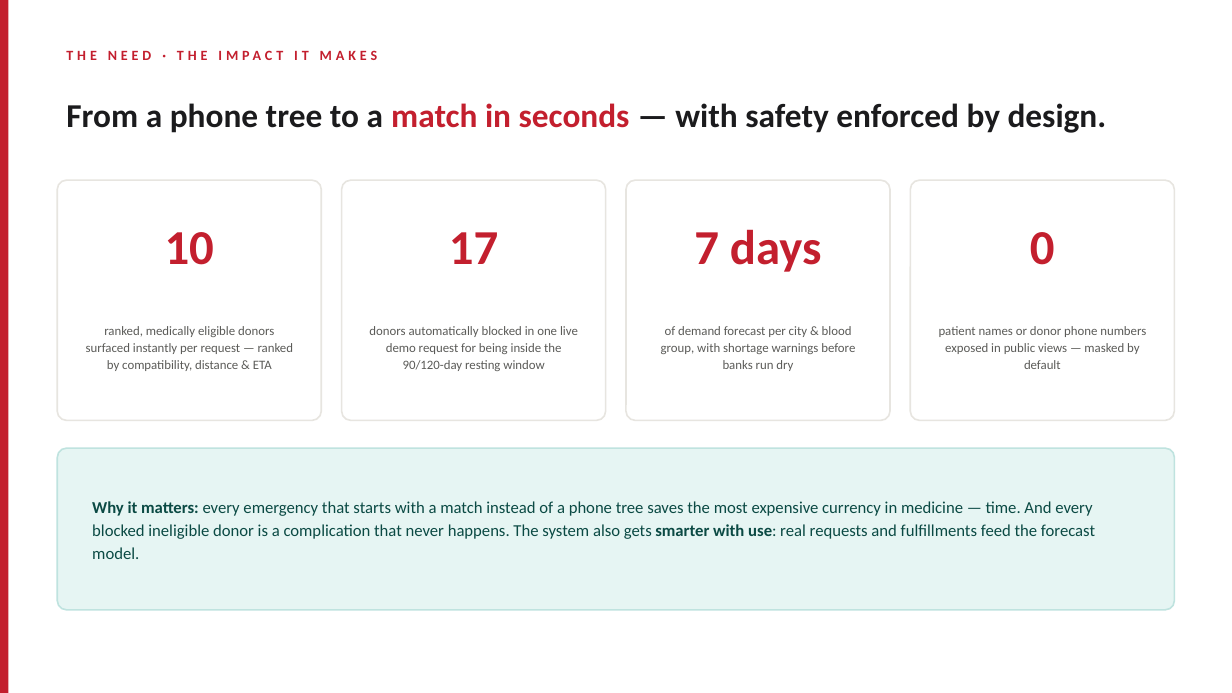
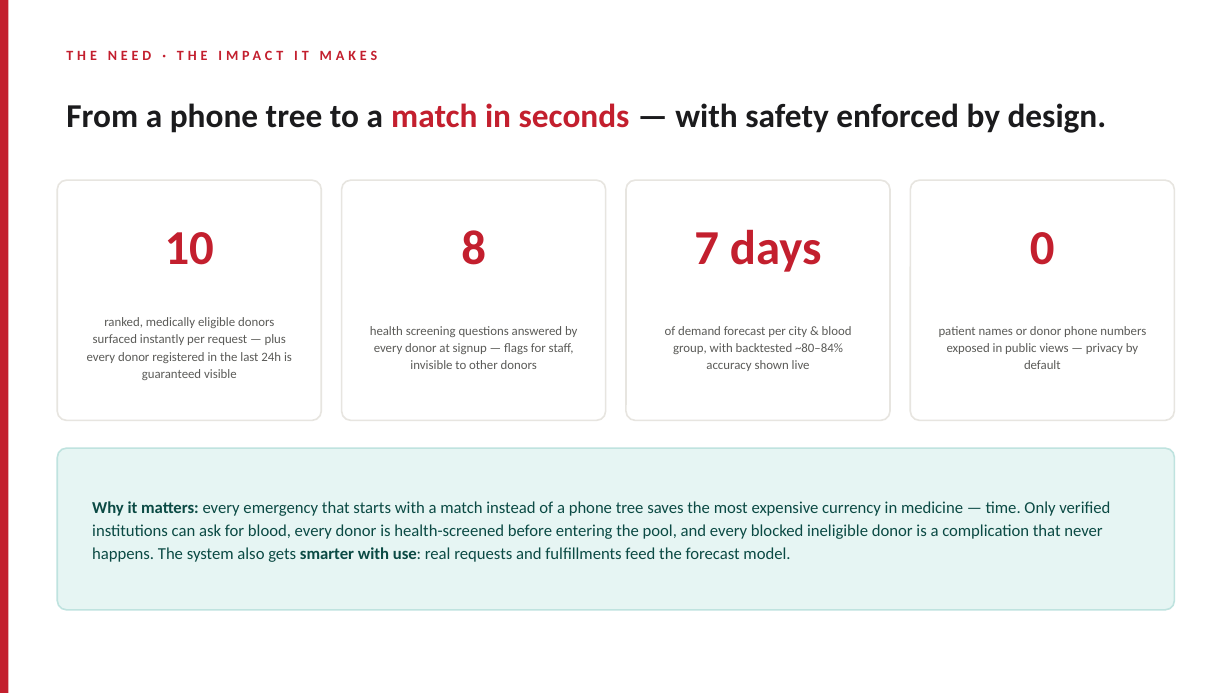
Before and after one commit to sana1234-tech/bloodbridge-AI, a slide deck: slide 5 of presentation/BloodBridge-AI-Presentation.pptx (slide 4 before the commit). Drawn at 1232x693 pixels with LibreOffice and Linux fonts; fonts in the diff are those of the drawing. Boxes give left, top, right and bottom in pixels: in the first picture for what was removed or moved away, otherwise in the second. Text is boxed around its words. In the diff, an @@ line names an element or a change of style, - is before the commit and + after.

Commit message:
Rebuild project presentation: 11 slides with auth, verification, health screening, privacy and live deployment; fresh production screenshots; backdate seeded donor registration

```diff
--- a/presentation/BloodBridge-AI-Presentation.pptx
+++ b/presentation/BloodBridge-AI-Presentation.pptx
@@ text at (461, 230, 486, 265): text changed @@
-17
+8
@@ text at (87, 317, 292, 380): text changed @@
-ranked, medically eligible donors surfaced instantly per request — ranked by compatibility, distance & ETA
+ranked, medically eligible donors surfaced instantly per request — plus every donor registered in the last 24h is guaranteed visible
@@ text at (370, 326, 577, 369): text changed @@
-donors automatically blocked in one live demo request for being inside the 90/120-day resting window
+health screening questions answered by every donor at signup — flags for staff, invisible to other donors
@@ text at (665, 326, 852, 371): text changed @@
-of demand forecast per city & blood group, with shortage warnings before banks run dry
+of demand forecast per city & blood group, with backtested ~80–84% accuracy shown live
@@ text at (939, 326, 1146, 369): text changed @@
-patient names or donor phone numbers exposed in public views — masked by default
+patient names or donor phone numbers exposed in public views — privacy by default
@@ text at (92, 501, 1110, 562): text changed @@
-Why it matters: every emergency that starts with a match instead of a phone tree saves the most expensive currency in medicine — time. And every blocked ineligible donor is a complication that never happens. The system also gets smarter with use: real requests and fulfillments feed the forecast model.
+Why it matters: every emergency that starts with a match instead of a phone tree saves the most expensive currency in medicine — time. Only verified institutions can ask for blood, every donor is health-screened before entering the pool, and every blocked ineligible donor is a complication that never happens. The system also gets smarter with use: real requests and fulfillments feed the forecast model.
```
Also in this commit, not shown: 8 other slides changed, 1 slide added, 9 other files.
